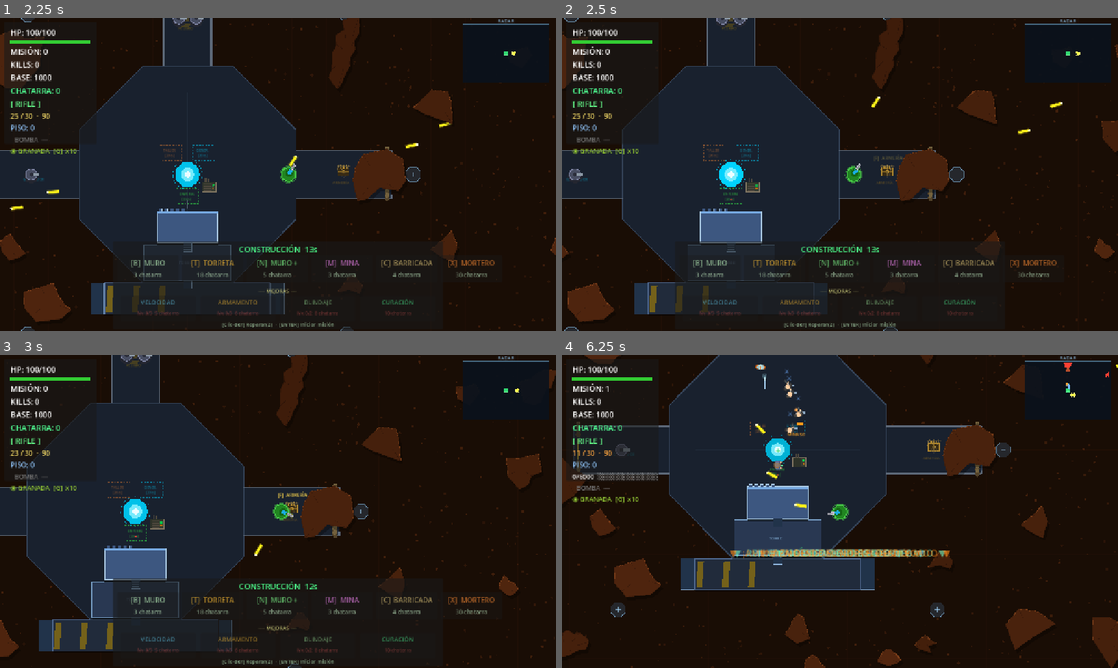
Above: before the commit, frames 1-4 (two rows, left to right).
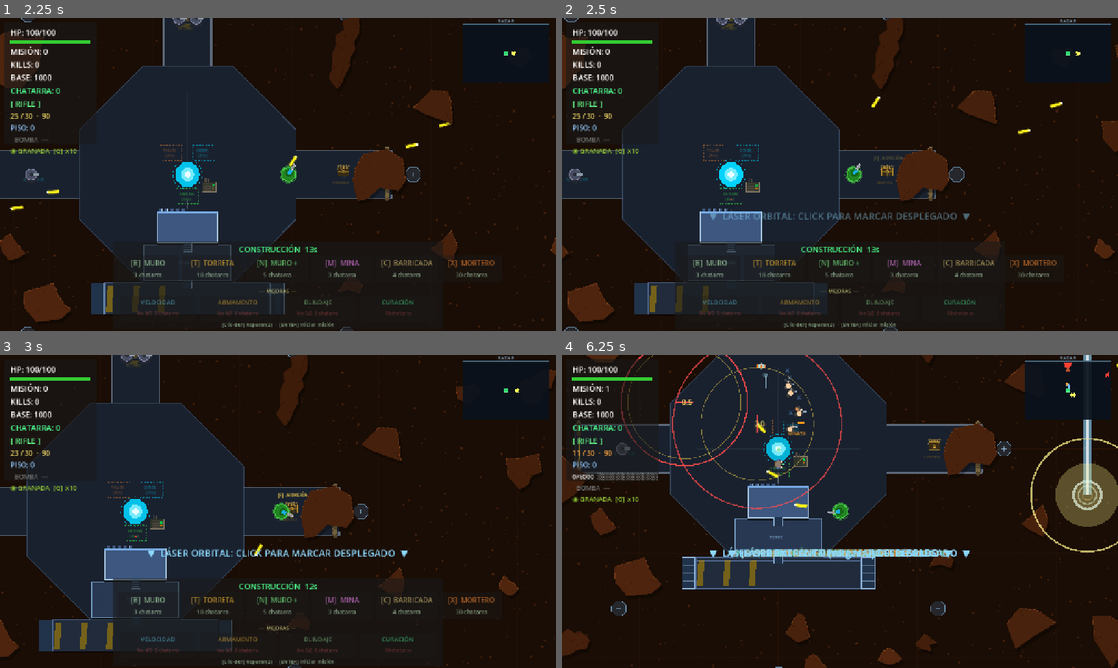
Above: after the commit, the same moments.

Repository: enriquecordero/last-colony
Game: Godot game, scene res://scenes/main.tscn
The game is run twice, just before and just after one commit, with the same random seed, the same clock (stepped at 60 frames per second) and the same inputs. This scene is started directly instead of the project's main scene.
Inputs (mouse positions are in pixels of both pictures, inside the frame that each line leads up to):
- Up to frame 1 (2.25 s): tap Enter at 0.5 s; move the mouse to (400, 158) at 0.52 s; hold Right (ui_right) 0.53-1.25 s; tap L at 0.6 s; click (400, 158) at 0.67 s; tap Space at 0.77 s; drag from (166, 190) to (383, 152) at 1.27 s; move the mouse to (333, 105) at 2.02 s; hold Right (ui_right) from 2.03 s (still down); tap F at 2.1 s; click (333, 105) at 2.17 s
- Up to frame 2 (2.5 s): keep holding Right (ui_right); tap L at 2.3 s
- Up to frame 3 (3 s): release Right (ui_right) at 2.75 s; drag from (250, 574) to (511, 455) at 2.77 s
- Up to frame 4 (6.25 s): move the mouse to (1006, 558) at 3.52 s; hold Left (ui_left) 3.53-4.25 s; tap Enter at 3.6 s; click (1006, 558) at 3.67 s; tap Space at 3.77 s; tap L at 3.8, 5.3 s; drag from (673, 464) to (1045, 552) at 4.27 s; move the mouse to (867, 511) at 5.02 s; hold Down (ui_down) 5.03-5.75 s; tap B at 5.1 s; click (867, 511) at 5.17 s; drag from (756, 433) to (728, 527) at 5.77 s

Frame 1 is identical in both runs. In frame 2, 0.5% of the frame differs, in the area x 26-74%, y 61-65%; in frame 3, 0.6%; in frame 4, 7.9%, in the area x 0-100%, y 0-100%.
Error before the commit: Cannot call method 'queue_free' on a null value. (res://scripts/main.gd:484)
Error after the commit: Cannot call method 'queue_free' on a null value. (res://scripts/main.gd:492)

Commit message:
Add orbital laser strike — high-damage player ability with delay
orbital_laser.gd (new):
- Two-phase visual: 2.4s warning (pulsing crosshair + countdown) then
  0.55s beam from sky with ground impact ring
- Damage 600 in 130px radius

Player control:
- KEY_L toggles targeting mode (announces 'click para marcar')
- Left click while in laser_mode fires; mode auto-disables
- Start with 2 charges; +1 per build phase up to cap 4
- Charges resume to 0 without spending if no enemies, but cost reads
  on use to keep it valuable

Strategy: emergency nuke for when the carpet breaks through and
nothing else can clear the cluster fast enough.

Co-Authored-By: Claude Sonnet 4.6 <noreply@anthropic.com>

Diff:
--- a/scripts/main.gd
+++ b/scripts/main.gd
@@ -76,6 +76,7 @@
 
 const MortarScript = preload("res://scripts/mortar.gd")
 const MortarShell  = preload("res://scripts/mortar_shell.gd")
+const OrbitalLaser = preload("res://scripts/orbital_laser.gd")
 
 const BUILD_PHASE_TIME := 14.0
 const MAX_TURRETS      := 8
@@ -132,6 +133,8 @@
 var _bomb_count:    int  = 0
 var _grenade_count: int  = 5
 var _grenade_mode:  bool = false
+var _laser_charges: int  = 2
+var _laser_mode:    bool = false
 var _sats_activated:   int = 0
 var _caches_collected: int = 0
 var _burrows_closed:   int = 0
@@ -412,6 +415,9 @@
 		if event.button_index == MOUSE_BUTTON_LEFT:
 			if _build_mode:
 				_place_structure()
+				get_viewport().set_input_as_handled()
+			elif _laser_mode and _mission_active:
+				_fire_orbital_laser(get_global_mouse_position())
 				get_viewport().set_input_as_handled()
 			elif _grenade_mode and _mission_active:
 				_throw_grenade(get_global_mouse_position())
@@ -462,6 +468,8 @@
 				_use_bomb()
 			KEY_G:
 				_toggle_grenade_mode()
+			KEY_L:
+				_toggle_laser_mode()
 			KEY_ENTER, KEY_KP_ENTER:
 				if _build_phase: _end_build_phase()
 			KEY_4:
@@ -1312,6 +1320,8 @@
 	var grenade_bonus := 1 if (is_instance_valid(_fortress) and _fortress.has_station(Fortress.StationType.GENERATOR)) else 0
 	_grenade_count      = mini(_grenade_count + 3 + grenade_bonus, 10)
 	_grenade_mode       = false
+	_laser_charges      = mini(_laser_charges + 1, 4)
+	_laser_mode         = false
 	MusicPlayer.set_mode(MusicPlayer.Mode.BUILD)
 	_hud.show_build_phase(int(BUILD_PHASE_TIME))
 	_hud.show_upgrades(_upg_speed, _upg_fire, _upg_armor, _healed_this_phase, _biomasa)
@@ -1678,6 +1688,43 @@
 	shell.radius          = radius
 	shell.exploded.connect(_on_mortar_shell_exploded)
 	add_child(shell)
+
+
+func _toggle_laser_mode() -> void:
+	if _laser_charges <= 0:
+		_hud.show_npc_announcement("LÁSER ORBITAL SIN CARGAS", Color(1.0, 0.4, 0.2))
+		return
+	_laser_mode = not _laser_mode
+	if _laser_mode:
+		_grenade_mode = false
+		_hud.show_npc_announcement("LÁSER ORBITAL: CLICK PARA MARCAR", Color(0.55, 0.85, 1.0))
+
+
+func _fire_orbital_laser(target_pos: Vector2) -> void:
+	if _laser_charges <= 0:
+		return
+	_laser_charges -= 1
+	_laser_mode     = false
+	var beam := OrbitalLaser.new()
+	beam.target = target_pos
+	beam.struck.connect(_on_laser_strike)
+	add_child(beam)
+	_hud.show_npc_announcement("¡LÁSER ENTRANTE! (cargas: %d)" % _laser_charges,
+		Color(0.55, 0.85, 1.0))
+
+
+func _on_laser_strike(pos: Vector2, dmg: int, radius: float) -> void:
+	for e in _enemies.get_children():
+		if is_instance_valid(e) and e.has_method("take_damage"):
+			if e.global_position.distance_to(pos) <= radius:
+				e.take_damage(dmg)
+	var ef     := BombEffect.new()
+	ef.position = pos
+	ef.max_r    = radius + 50.0
+	ef.tint     = Color(0.85, 0.95, 1.0)
+	add_child(ef)
+	shake(14.0)
+	SoundManager.play("explode")
 
 
 func _on_mortar_shell_exploded(pos: Vector2, dmg: int, radius: float) -> void:
--- /dev/null
+++ b/scripts/orbital_laser.gd
@@ -0,0 +1,63 @@
+extends Node2D
+
+signal struck(pos: Vector2, damage: int, radius: float)
+
+const WARNING_TIME := 2.4   # seconds between marker and beam
+const BEAM_TIME    := 0.55  # how long the beam visual lingers
+const BEAM_RADIUS  := 130.0
+const BEAM_DAMAGE  := 600
+
+var target: Vector2 = Vector2.ZERO
+
+var _t:     float = 0.0
+var _phase: int   = 0   # 0 = warning, 1 = beam, 2 = done
+
+
+func _ready() -> void:
+	z_index = 12
+	set_process(true)
+
+
+func _process(delta: float) -> void:
+	_t += delta
+	queue_redraw()
+	if _phase == 0 and _t >= WARNING_TIME:
+		_phase = 1
+		_t     = 0.0
+		struck.emit(target, BEAM_DAMAGE, BEAM_RADIUS)
+	elif _phase == 1 and _t >= BEAM_TIME:
+		queue_free()
+
+
+func _draw() -> void:
+	var p: Vector2 = target - global_position
+	if _phase == 0:
+		# Pulsing crosshair + countdown ring
+		var pulse: float = 0.55 + 0.45 * absf(sin(_t * 9.0))
+		var ring_r: float = lerpf(BEAM_RADIUS * 1.6, BEAM_RADIUS, _t / WARNING_TIME)
+		draw_arc(p, ring_r, 0.0, TAU, 40,
+			Color(1.0, 0.30, 0.30, pulse * 0.85), 3.0)
+		draw_arc(p, BEAM_RADIUS, 0.0, TAU, 40,
+			Color(1.0, 0.85, 0.30, 0.45), 1.8)
+		# Crosshair
+		draw_line(p + Vector2(-20, 0), p + Vector2(20, 0),
+			Color(1.0, 0.30, 0.30, pulse), 2.0)
+		draw_line(p + Vector2(0, -20), p + Vector2(0, 20),
+			Color(1.0, 0.30, 0.30, pulse), 2.0)
+		# Tick countdown number
+		var remaining: float = WARNING_TIME - _t
+		var f := ThemeDB.fallback_font
+		draw_string(f, p + Vector2(-6, 6), "%.1f" % remaining,
+			HORIZONTAL_ALIGNMENT_LEFT, -1, 16,
+			Color(1.0, 0.90, 0.40, pulse))
+	elif _phase == 1:
+		# Beam from sky to target
+		var alpha: float = 1.0 - clampf(_t / BEAM_TIME, 0.0, 1.0)
+		var top: Vector2 = p + Vector2(0, -1200.0)
+		draw_line(top, p, Color(0.55, 0.85, 1.0, alpha * 0.85), 18.0)
+		draw_line(top, p, Color(1.0, 1.0, 1.0, alpha), 8.0)
+		# Ground impact ring
+		draw_circle(p, BEAM_RADIUS * (0.4 + (1.0 - alpha) * 0.6),
+			Color(1.0, 0.95, 0.55, alpha * 0.4))
+		draw_arc(p, BEAM_RADIUS, 0.0, TAU, 48,
+			Color(1.0, 0.95, 0.55, alpha), 4.0)
